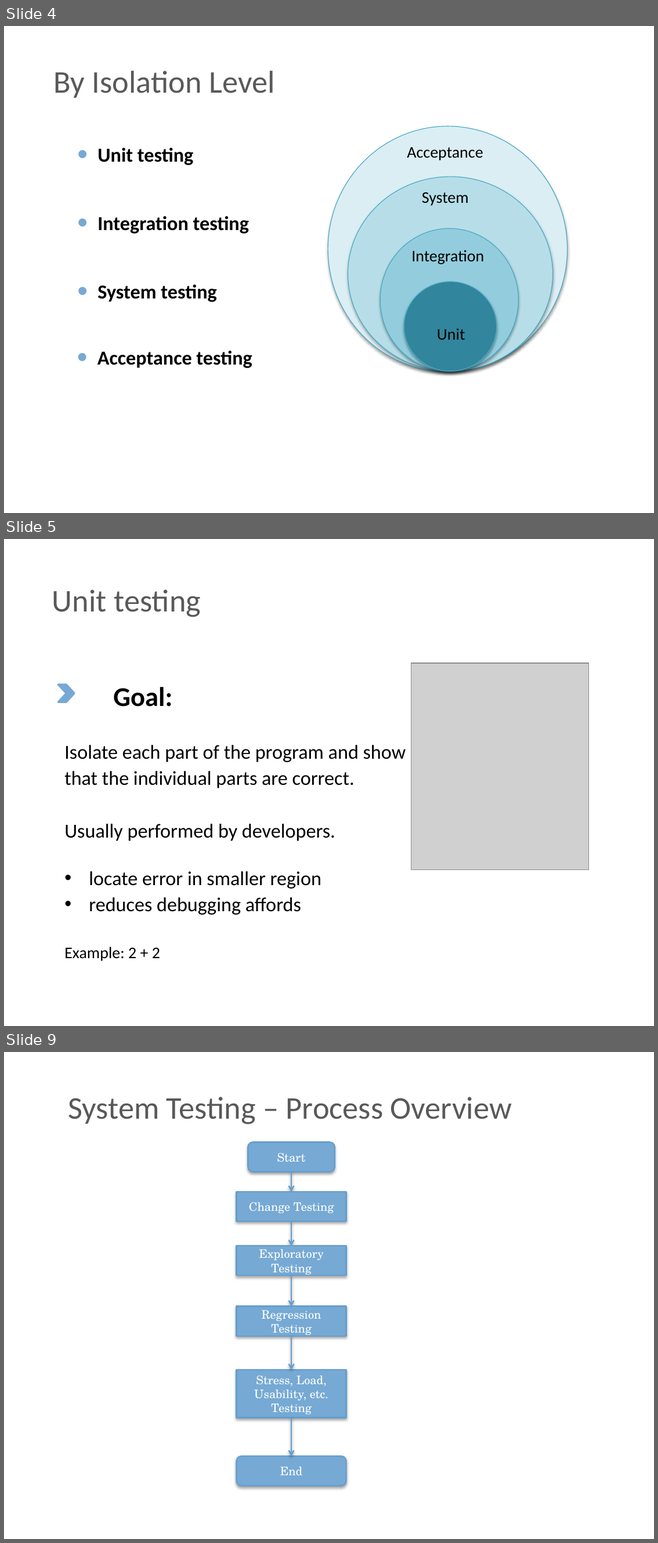
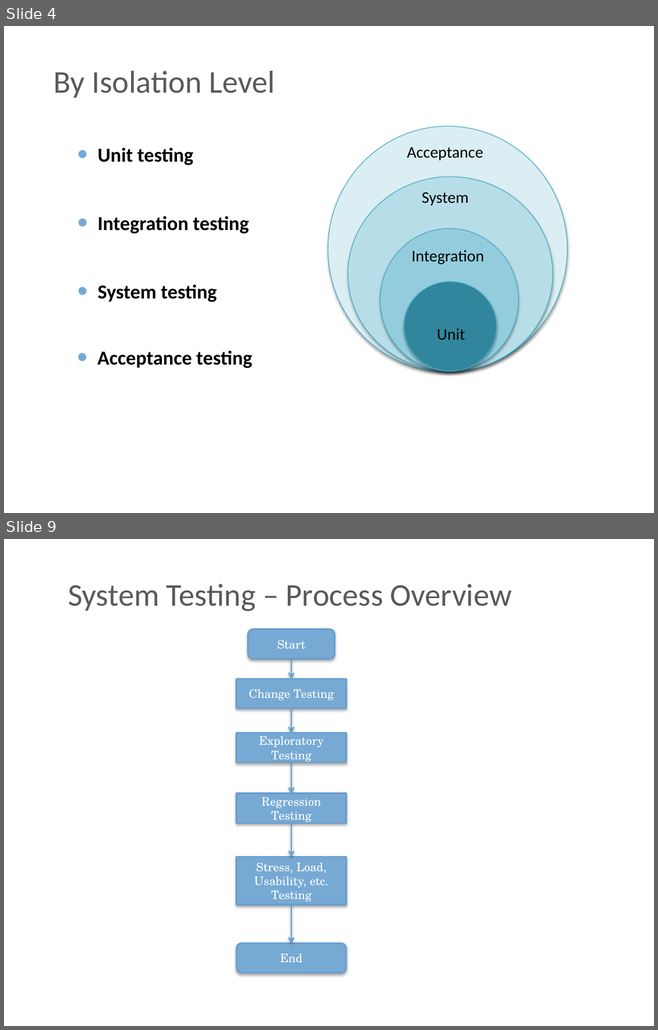
Before and after one commit to BigRacer/swtesting, a slide deck: 2.Testing_types/Testing types.pptx. Shown one above the other, each under a label of ours: slides 4, 5 and 9 before the commit, slides 4 and 9 after it; the slides between them are not shown. The pictures are 658x1543 and 658x1030 pixels, drawn with LibreOffice and Linux fonts; fonts in the diff are those of the drawing; grey boxes stand for pictures; background and template pictures are left out. Boxes give left, top, right and bottom in pixels: in the first picture for what was removed or moved away, otherwise in the second. Text is boxed around its words. In the diff, an @@ line names an element or a change of style, - is before the commit and + after.

```diff
--- a/2.Testing_types/Testing types.pptx
+++ b/2.Testing_types/Testing types.pptx
@@ slide 5 removed at (4, 539, 654, 1026), background picture (left out) @@
@@ text removed at (52, 589, 201, 617) @@
-Unit testing
@@ picture removed at (411, 663, 588, 870) @@
@@ chevron removed at (58, 685, 74, 702) @@
@@ text removed at (113, 687, 172, 707) @@
-Goal:
@@ text removed at (64, 745, 406, 841) @@
-Isolate each part of the program and show that the individual parts are correct.
-Usually performed by developers.
@@ text removed at (89, 871, 321, 915) @@
-• locate error in smaller region
-• reduces debugging affords
@@ text removed at (64, 947, 160, 961) @@
-Example: 2 + 2
```
Also in this commit, not shown: 8 slides changed, 5 slides added, 4 other slides removed.
